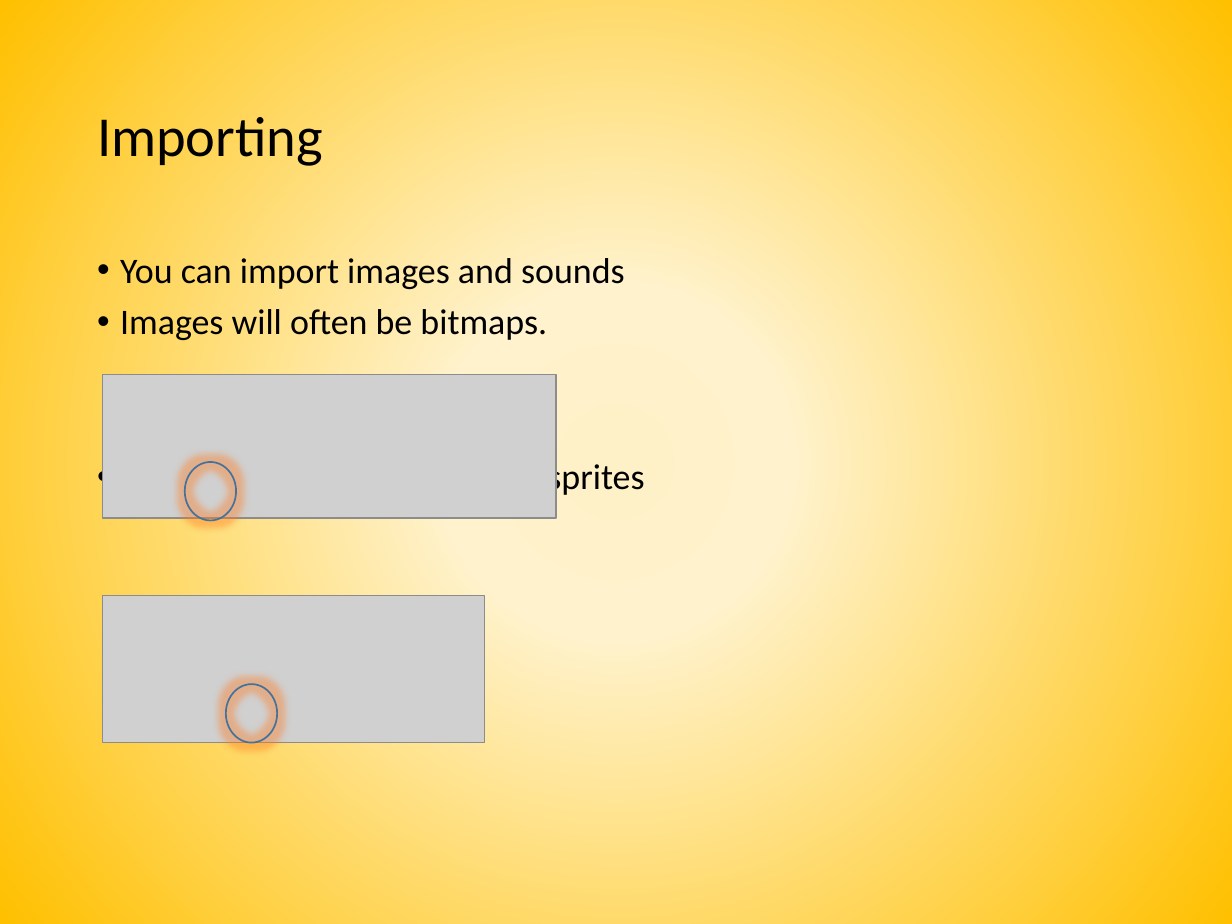
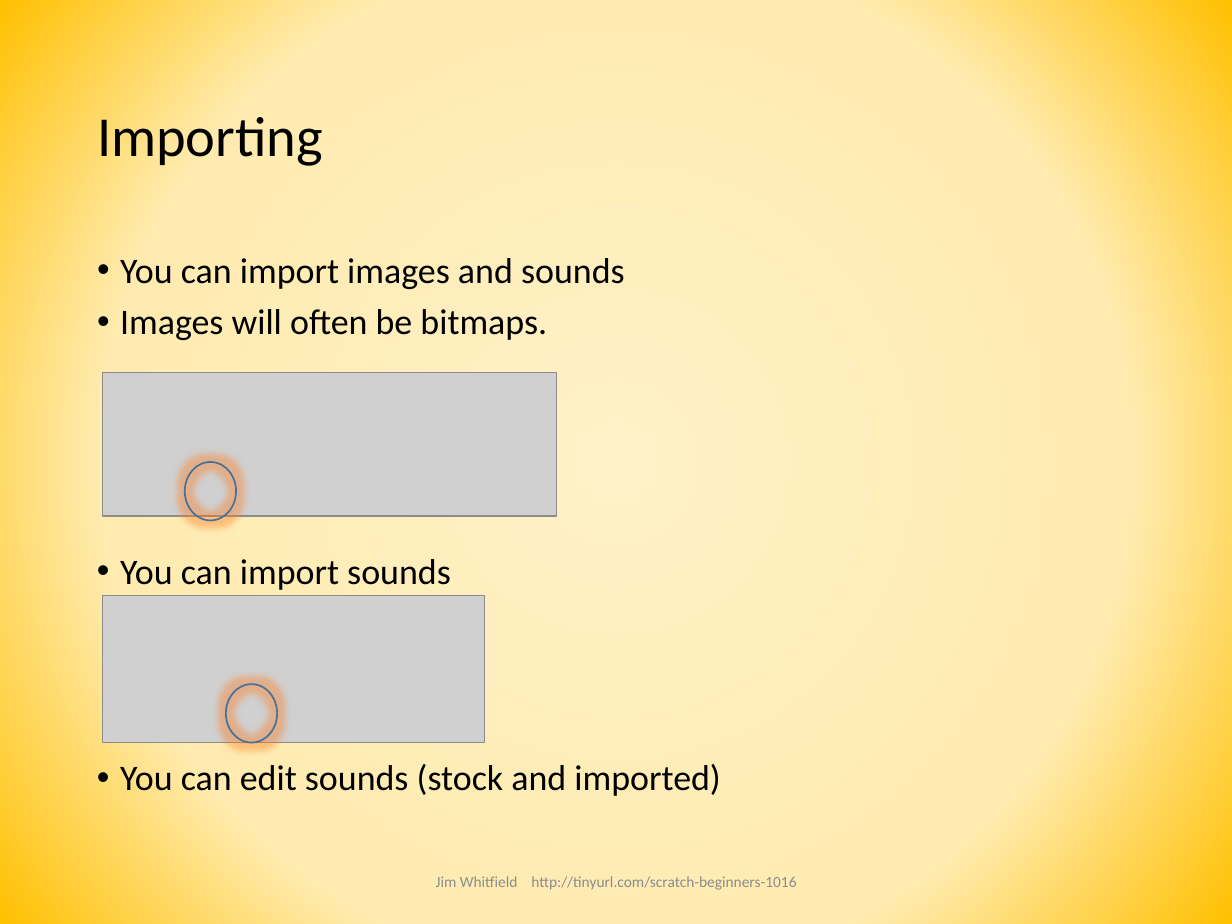
Before and after one commit to joedean/beginner-scratch, a slide deck: slide 22 of CoderDojo Beginner Scratch Session.pptx. Drawn at 1232x924 pixels with LibreOffice and Linux fonts; fonts in the diff are those of the drawing; grey boxes stand for pictures. Boxes give left, top, right and bottom in pixels: in the first picture for what was removed or moved away, otherwise in the second. Text is boxed around its words. In the diff, an @@ line names an element or a change of style, - is before the commit and + after.

Commit message:
version 2 - break the coding into two parts.  add videos

```diff
--- a/CoderDojo Beginner Scratch Session.pptx
+++ b/CoderDojo Beginner Scratch Session.pptx
@@ background gradient #FFF1C7 to #FFF2CC to #FFC000 to gradient #FFF1C7 to #FFEBB0 to #FFC000 @@
@@ text at (x1=120, y1=460, x2=644, y2=499): paragraph removed @@
-• Sounds can be imported into sprites
@@ text added at (x1=120, y1=559, x2=720, y2=796), 21 pt, text #000000 @@
+• You can import sounds
+• You can edit sounds (stock and imported)
@@ text added at (x1=436, y1=876, x2=796, y2=890), 9 pt, text #8C8C8C @@
+Jim Whitfield http://tinyurl.com/scratch-beginners-1016
```
Also in this commit, not shown: 24 other slides changed.
